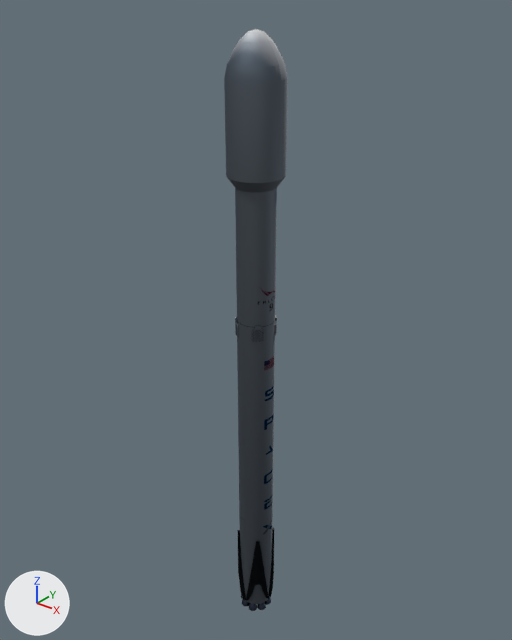
The Blender file models/falcon9.blend as it was, and as the next commit left it.
One viewpoint serves both versions: a 50 mm lens placed at (38.1, -47.6, 44.2), pointed at (-1.3, 1.6, 13.7). Arrows for +X, +Y and +Z are at lower left; the lights stay in place.

The older version as bpy lines, for what is in view:
```python
ob_engine_001 = bpy.data.objects.new('Engine.001', me_sphere_002)
ob_engine_001.parent = ob_engines
ob_engine_001.location = (1.229, 0.509, 0.0)
ob_fairing = bpy.data.objects.new('Fairing', me_cylinder_003)
ob_fairing.parent = ob_stage2
ob_fairing.location = (0.0, 0.0, 34.05)
ob_fairing_001 = bpy.data.objects.new('Fairing.001', me_cylinder_001)
ob_fairing_001.parent = ob_stage2
ob_fairing_001.location = (0.0, 0.0, 34.05)
ob_grid_fins = bpy.data.objects.new('Grid Fins', me_cube)
ob_grid_fins.parent = ob_stage1
ob_grid_fins.location = (0.0, 1.897, 14.07)
ob_legs = bpy.data.objects.new('Legs', me_plane)
ob_legs.parent = ob_stage1
ob_legs.location = (0.0, 1.418, -20.33)
ob_stage1 = bpy.data.objects.new('Stage1', me_cylinder)
ob_stage1.location = (0.0, 0.0, 0.0)
ob_stage1.rotation_euler = (0.0, 0.0, 0.785)  # degrees (0, 0, 45)
ob_stage2 = bpy.data.objects.new('Stage2', me_cylinder_002)
ob_stage2.parent = ob_stage1
ob_stage2.location = (0.0, 0.0, 24.16)
```
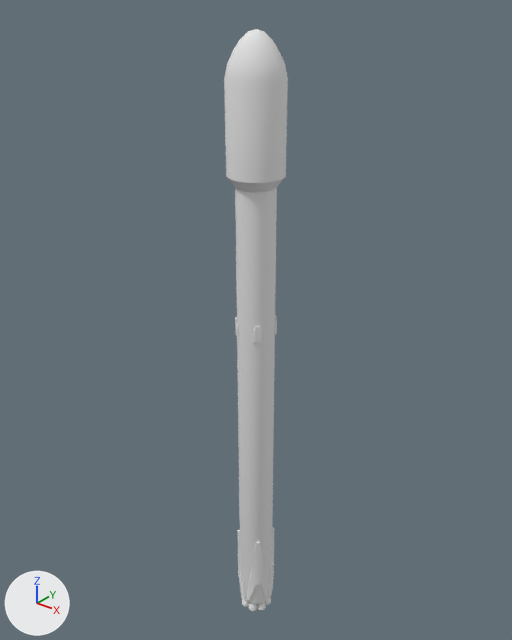
The change, as a diff of the scene's bpy script:
```diff
--- a/models/falcon9.blend.py
+++ b/models/falcon9.blend.py
@@ mat_stage1 @@
 _N = mat_stage1.node_tree.nodes; _L = mat_stage1.node_tree.links
-n0 = _N.new('ShaderNodeOutputMaterial'); n0.name = 'Material Output'
-n1 = _N.new('ShaderNodeTexImage'); n1.name = 'Image Texture'
-n1.image = img_falcon9baked_png
-n1.extension = 'CLIP'
-n2 = _N.new('ShaderNodeBsdfAnisotropic'); n2.name = 'Glossy BSDF'
-n2.distribution = 'GGX'
-n2.inputs[1].default_value = 0.673  # 'Roughness'
-_L.new(n2.outputs[0], n0.inputs[0])  # 'BSDF' to 'Surface'
-_L.new(n1.outputs[0], n2.inputs[0])  # 'Color' to 'Color'
+n3 = _N.new('ShaderNodeOutputMaterial'); n3.name = 'Material Output.002'
+n4 = _N.new('ShaderNodeBsdfDiffuse'); n4.name = 'Diffuse BSDF'
+_L.new(n4.outputs[0], n3.inputs[0])  # 'BSDF' to 'Surface'
@@ mat_stage2 @@
 _N = mat_stage2.node_tree.nodes; _L = mat_stage2.node_tree.links
-n0 = _N.new('ShaderNodeOutputMaterial'); n0.name = 'Material Output'
-n1 = _N.new('ShaderNodeTexImage'); n1.name = 'Image Texture'
-n1.image = img_stage2baked_png
-n1.extension = 'CLIP'
-n2 = _N.new('ShaderNodeBsdfAnisotropic'); n2.name = 'Glossy BSDF'
-n2.distribution = 'GGX'
-n2.inputs[1].default_value = 0.673  # 'Roughness'
-_L.new(n2.outputs[0], n0.inputs[0])  # 'BSDF' to 'Surface'
-_L.new(n1.outputs[0], n2.inputs[0])  # 'Color' to 'Color'
+n3 = _N.new('ShaderNodeOutputMaterial'); n3.name = 'Material Output.002'
+n4 = _N.new('ShaderNodeBsdfDiffuse'); n4.name = 'Diffuse BSDF'
+_L.new(n4.outputs[0], n3.inputs[0])  # 'BSDF' to 'Surface'
@@ mat_metal @@
 _N = mat_metal.node_tree.nodes; _L = mat_metal.node_tree.links
-n0 = _N.new('ShaderNodeOutputMaterial'); n0.name = 'Material Output'
-n1 = _N.new('ShaderNodeBsdfAnisotropic'); n1.name = 'Glossy BSDF'
-n1.distribution = 'GGX'
-n1.inputs[1].default_value = 0.452  # 'Roughness'
-n2 = _N.new('ShaderNodeTexImage'); n2.name = 'Image Texture'
-n2.image = img_falcon9baked_png
-_L.new(n1.outputs[0], n0.inputs[0])  # 'BSDF' to 'Surface'
-_L.new(n2.outputs[0], n1.inputs[0])  # 'Color' to 'Color'
+n3 = _N.new('ShaderNodeOutputMaterial'); n3.name = 'Material Output.002'
+n4 = _N.new('ShaderNodeBsdfDiffuse'); n4.name = 'Diffuse BSDF'
+_L.new(n4.outputs[0], n3.inputs[0])  # 'BSDF' to 'Surface'
```

Changed parts and their boxes (x1, y1, x2, y2) in the pictures (512 x 640 px):
'Stage1', surface changed (black to grey): (236, 262, 276, 604) in both
'Fairing.001', surface changed: (224, 29, 281, 192) in both
'Stage2', surface changed (black to grey): (235, 188, 277, 268) in both
'Legs', surface changed (black to grey): (237, 527, 275, 601) in both
'Fairing', surface changed: (257, 29, 288, 190) in both
'Grid Fins', surface changed (black to grey): (235, 315, 277, 342) in both
'Engine.001', surface changed (blue to grey): (241, 595, 271, 611) in both
